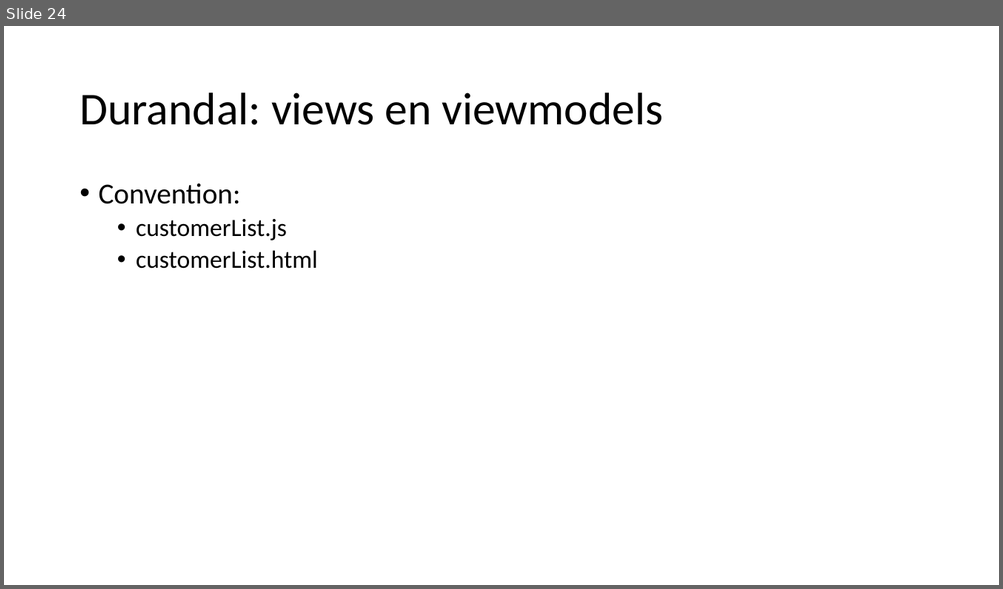
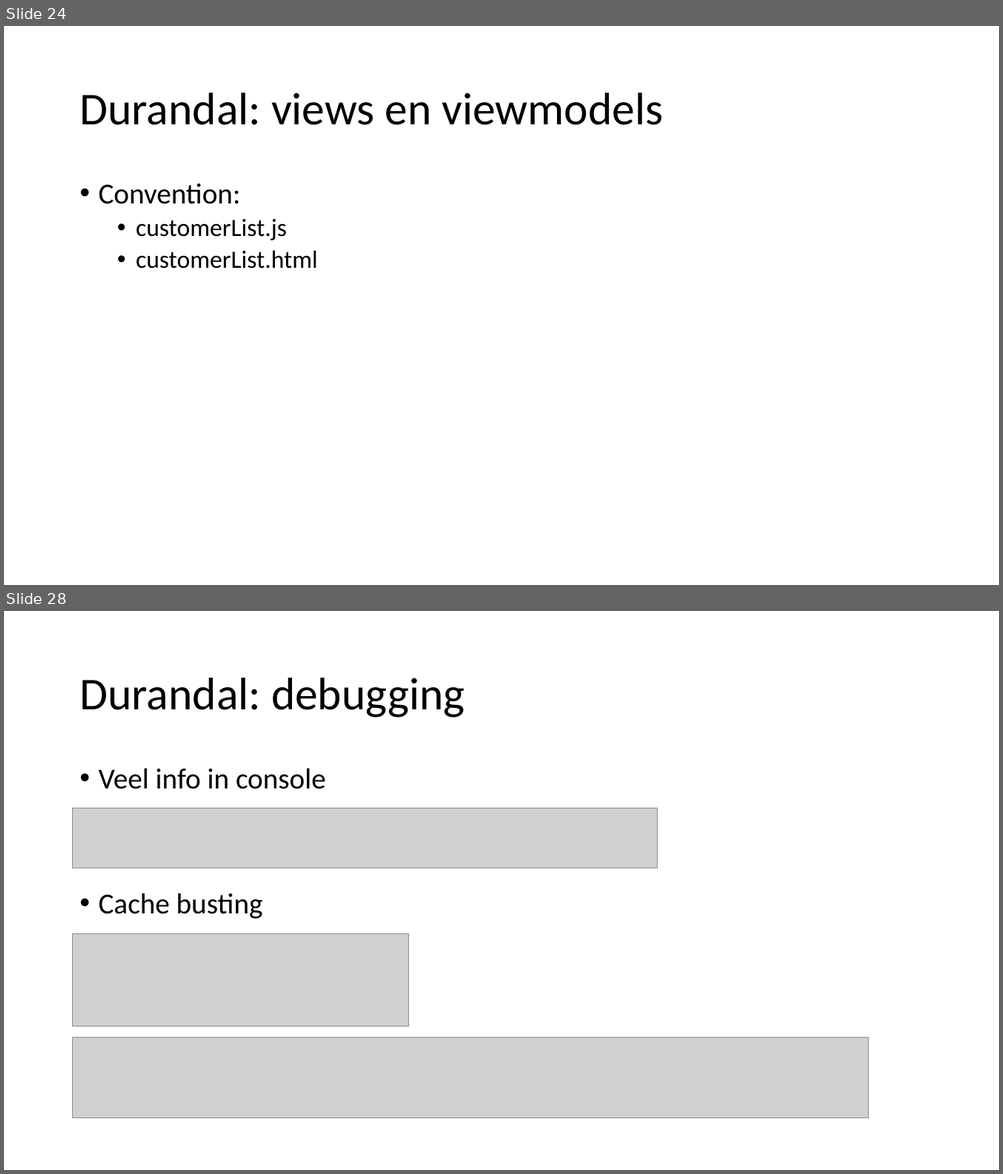
Before and after one commit to petermorlion/DurandalDemo, a slide deck: Durandal T4T.pptx. Shown one above the other, each under a label of ours: slide 24 before the commit, slides 24 and 28 after it; the slides between them are not shown. The pictures are 1003x589 and 1003x1174 pixels, drawn with LibreOffice and Linux fonts; fonts in the diff are those of the drawing; grey boxes stand for pictures. Boxes give left, top, right and bottom in pixels: in the first picture for what was removed or moved away, otherwise in the second. Text is boxed around its words. In the diff, an @@ line names an element or a change of style, - is before the commit and + after.

```diff
--- a/Durandal T4T.pptx
+++ b/Durandal T4T.pptx
@@ slide 28 added at [4,611,999,1170], background #FFFFFF @@
@@ title added at [79,678,465,718], 44 pt, text #000000 @@
+Durandal: debugging
@@ text added at [99,768,326,919], 28 pt, text #000000 @@
+• Veel info in console
+• Cache busting
@@ picture added at [73,808,657,868] @@
@@ picture added at [73,934,409,1028] @@
@@ picture added at [73,1038,869,1119] @@
```
Also in this commit, not shown: 1 slide changed, 4 other slides added.
